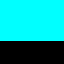
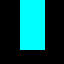
The second 64px x 64px image is a revision of the first. Changes to its layers:
added layer "Layer 5 copy" above "Layer 5" over [20, 41, 45, 50]
added layer "Layer 6" above "Layer 4" over [0, 0, 64, 50]
